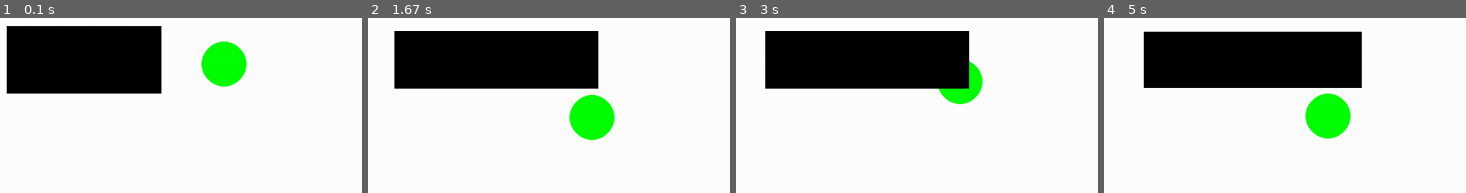
Above: before the commit, frames 1-4 (left to right).
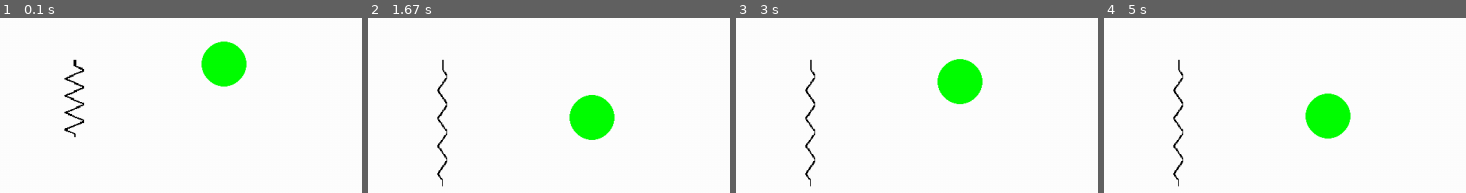
Above: after the commit, the same moments.

Repository: KamilGrundas/Damping_Simulator
Game: pygame game, started from code/main.py
Same seed, same stepped clock (60 frames per second), same inputs: the game is played once before the commit and once after it.
Inputs:
- Up to frame 1 (0.1 s): no input
- Up to frame 2 (1.67 s): no input
- Up to frame 3 (3 s): no input
- Up to frame 4 (5 s): no input

The runs differ from the first frame. In frame 1, 17% of the frame differs, in the area x 1-45%, y 4-69%; in frame 2, 19%; in frame 3, 19%; in frame 4, 20%, in the area x 10-72%, y 7-97%.

Commit message:
Updated spring animation

Diff:
--- a/code/spring.py
+++ b/code/spring.py
@@ -1,6 +1,5 @@
 # import pygame
 # from settings import *
-
 
 # class Spring(pygame.sprite.Sprite):
 
@@ -8,49 +7,45 @@
 #         super().__init__(group)
 
 #         # Create an image surface with a transparent background
-#         self.image = pygame.image.load("graphics/spring.png").convert_alpha()
-
-#         self.image = pygame.transform.scale(self.image, (200,50))
-
+#         self.original_image = pygame.image.load("graphics/spring.png").convert_alpha()
+#         self.original_image = pygame.transform.scale(self.original_image, (30, 70))
+#         self.image = self.original_image.copy()
 
 #         # Set the position of the sprite
 #         self.rect = self.image.get_rect(center=pos)
 
 #         self.pos = pygame.math.Vector2(self.rect.center)
 #         self.speed = 100
+#         self.expanding = True
+
+#         self.max_width = 30
+#         self.min_width = 10
+#         self.max_height = 400
+#         self.min_height = 70
+#         self.stretch_speed = 1
+#         self.stretch_speed_y = 5
+
+#     def update(self, dt):
+#         self.stretch(dt)
+
+#     def stretch(self, dt):
 
 
 
-#     def move(self,dt):
+#         self.rect = self.image.get_rect(center=self.pos)
+#         self.rect.top = self.pos.y
 
-#     #     self.s += 10 * dt
-#     #     if self.s > 300:
-#     #         self.image = pygame.transform.scale(self.image, (200,50))
+#         if self.expanding:
+#             self.image = pygame.transform.scale(self.image, (self.image.get_width() + self.stretch_speed, self.image.get_height() - self.stretch_speed_y))
 
+#             if self.image.get_width() >= self.max_width or self.image.get_height() <= self.min_height:
+#                 self.expanding = False
+#         else:
+#             self.image = pygame.transform.scale(self.image, (self.image.get_width() - self.stretch_speed, self.image.get_height() + self.stretch_speed_y))
 
-#     #     self.image = pygame.transform.scale(self.image,(self.s, 50))
+#             if self.image.get_width() <= self.min_width or self.image.get_height() >= self.max_height:
+#                 self.expanding = True
 
-#         self.pos.x += 1 * self.speed * dt
-
-#         self.rect.centerx = self.pos.x
-
-
-#         # if self.gravity == 0:
-#         #     self.change = True
-
-#         # if self.gravity == 100:
-#         #     self.change = False
-
-#         # if self.change == True:
-#         #     self.gravity += 1
-#         #     self.pos.y -= self.speed * dt * self.gravity
-
-#         # if self.change == False:
-#         #     self.gravity -= 1
-#         #     self.pos.y += self.speed * dt * self.gravity
-
-#     def update(self,dt):
-#         self.move(dt)
 
 
 import pygame
@@ -63,7 +58,8 @@
 
         # Create an image surface with a transparent background
         self.original_image = pygame.image.load("graphics/spring.png").convert_alpha()
-        self.original_image = pygame.transform.scale(self.original_image, (200, 100))
+        self.original_image = pygame.transform.rotate(self.original_image, 90)
+        self.original_image = pygame.transform.scale(self.original_image, (30, 100))
         self.image = self.original_image.copy()
 
         # Set the position of the sprite
@@ -72,13 +68,13 @@
         self.pos = pygame.math.Vector2(self.rect.center)
         self.speed = 100
         self.expanding = True
-        self.expanding_h = True
-        self.max_width = 400
-        self.min_width = 200
-        self.max_height = 200
-        self.min_height = 100
-        self.stretch_speed = 5
-        self.stretch_speed_y = 1
+
+        self.max_width = 30
+        self.min_width = 10
+        self.max_height = 400
+        self.min_height = 70
+        self.stretch_speed = 1
+        self.stretch_speed_y = 5
 
     def update(self, dt):
         self.stretch(dt)
@@ -87,28 +83,21 @@
 
 
 
+        self.rect = self.image.get_rect(center=self.pos)
+        self.rect.top = self.pos.y
 
         if self.expanding:
-            self.image = pygame.transform.scale(self.image, (self.image.get_width() + self.stretch_speed, self.image.get_height()))
-            self.pos.x += self.image.get_width() * dt
-            if self.image.get_width() >= self.max_width:
+
+            self.animate_image = pygame.transform.scale(self.original_image, (self.image.get_width() + self.stretch_speed, self.image.get_height() - self.stretch_speed_y))
+            self.image = self.animate_image.copy()
+
+            if self.image.get_width() >= self.max_width or self.image.get_height() <= self.min_height:
                 self.expanding = False
         else:
-            self.image = pygame.transform.scale(self.image, (self.image.get_width() - self.stretch_speed, self.image.get_height()))
-            self.pos.x -= self.image.get_width() * dt
-            if self.image.get_width() <= self.min_width:
-                self.expanding = True
 
-        if self.expanding:
-            self.image = pygame.transform.scale(self.image, (self.image.get_width() , self.image.get_height() - self.stretch_speed_y))
-            if self.image.get_height() >= self.max_height:
-                self.expanding_h = False
-        else:
-            self.image = pygame.transform.scale(self.image, (self.image.get_width() , self.image.get_height() + self.stretch_speed_y))
-            if self.image.get_height() <= self.min_height:
-                self.expanding_h = True
+            self.animate_image = pygame.transform.scale(self.original_image, (self.image.get_width() - self.stretch_speed, self.image.get_height() + self.stretch_speed_y))
+            self.image = self.animate_image.copy()
 
 
-        self.rect = self.image.get_rect(center=self.pos)
-
-        # Handle boundary conditions if needed
+            if self.image.get_width() <= self.min_width or self.image.get_height() >= self.max_height:
+                self.expanding = True
Binary file added: graphics/archive/spring.png
Binary file changed: graphics/spring.png
